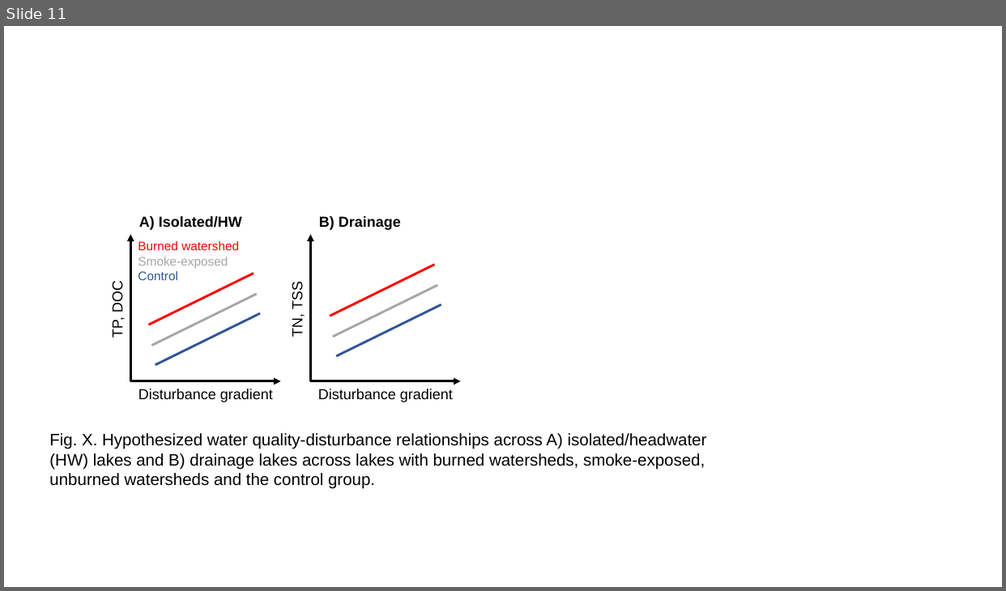
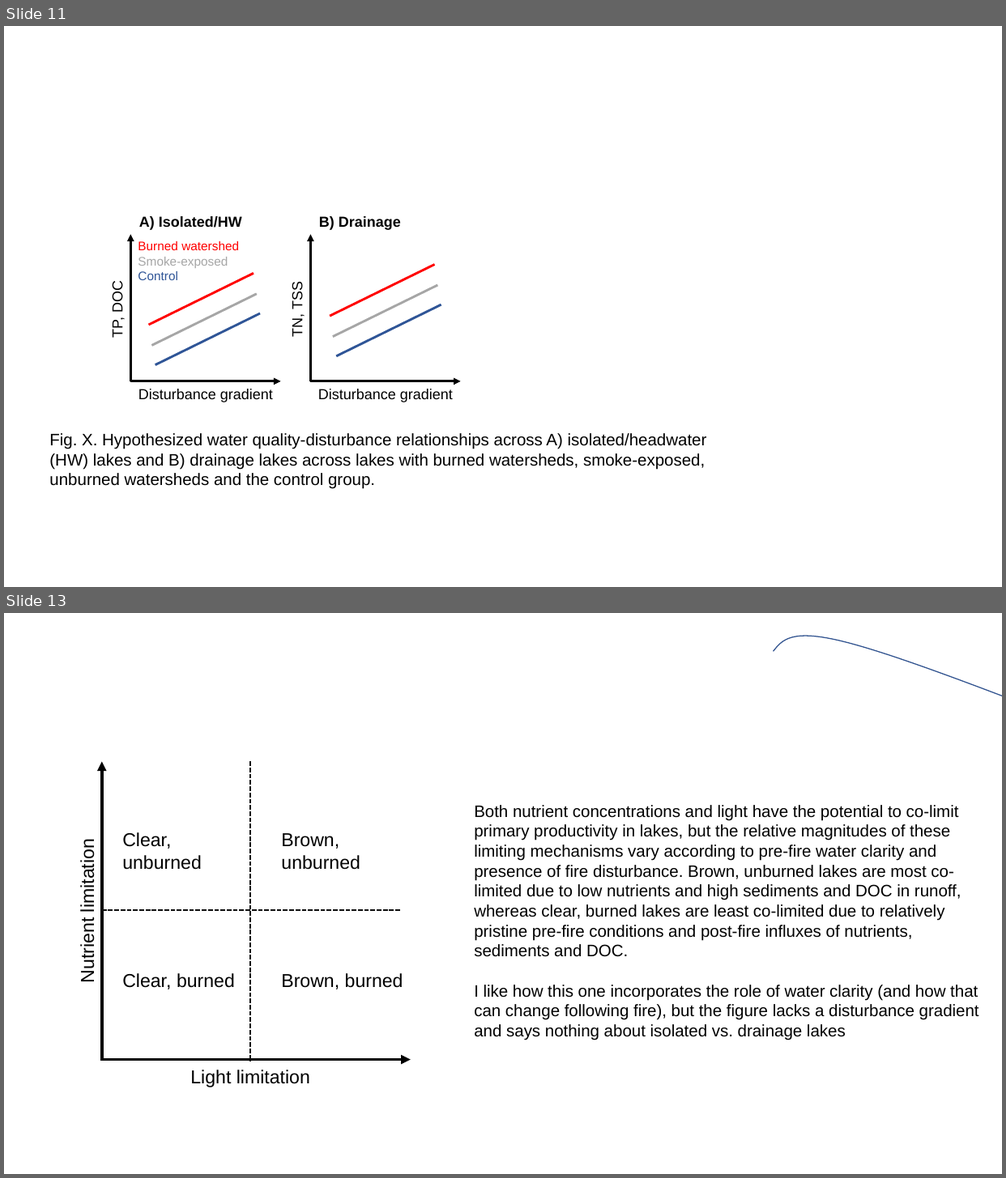
Before and after one commit to cont-limno/SplashNBurn, a slide deck: Figures/Conceptual.pptx. Shown one above the other, each under a label of ours: slide 11 before the commit, slides 11 and 13 after it; the slides between them are not shown. The pictures are 1006x591 and 1006x1178 pixels, drawn with LibreOffice and Linux fonts; fonts in the diff are those of the drawing. Boxes give left, top, right and bottom in pixels: in the first picture for what was removed or moved away, otherwise in the second. Text is boxed around its words. In the diff, an @@ line names an element or a change of style, - is before the commit and + after.

```diff
--- a/Figures/Conceptual.pptx
+++ b/Figures/Conceptual.pptx
@@ slide 13 added at box(4, 613, 1002, 1174), background #FFFFFF @@
@@ freeform shape added at box(774, 636, 1002, 724), outline #325491 1 pt @@
@@ arrow added from (102, 1060) to (102, 762), #000000 3 pt @@
@@ line added from (250, 761) to (250, 1062), #0D0D0D 1.5 pt dashed @@
@@ text added at box(474, 805, 979, 1041), 16 pt, text #000000 @@
+Both nutrient concentrations and light have the potential to co-limit primary productivity in lakes, but the relative magnitudes of these limiting mechanisms vary according to pre-fire water clarity and presence of fire disturbance. Brown, unburned lakes are most co-limited due to low nutrients and high sediments and DOC in runoff, whereas clear, burned lakes are least co-limited due to relatively pristine pre-fire conditions and post-fire influxes of nutrients, sediments and DOC.
+I like how this one incorporates the role of water clarity (and how that can change following fire), but the figure lacks a disturbance gradient and says nothing about isolated vs. drainage lakes
@@ text added at box(77, 846, 98, 982), 18 pt, text #000000 @@
+Nutrient limitation
@@ text added at box(122, 833, 202, 870), 18 pt, text #000000 @@
+Clear, unburned
@@ text added at box(281, 833, 360, 870), 18 pt, text #000000 @@
+Brown, unburned
@@ line added from (400, 910) to (102, 910), #0D0D0D 1.5 pt dashed @@
@@ text added at box(122, 973, 235, 990), 18 pt, text #000000 @@
+Clear, burned
@@ text added at box(281, 973, 403, 990), 18 pt, text #000000 @@
+Brown, burned
@@ arrow added from (100, 1060) to (411, 1060), #000000 3 pt @@
@@ text added at box(190, 1070, 310, 1088), 18 pt, text #000000 @@
+Light limitation
```
Also in this commit, not shown: 2 other slides added, 10 other files.
